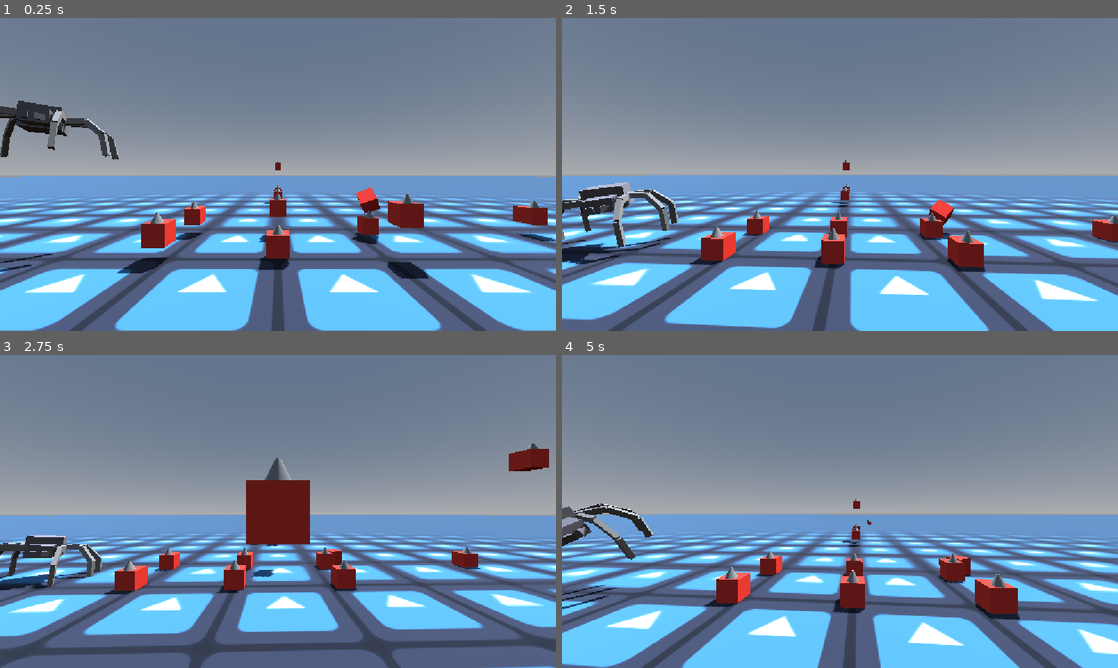
Above: before the commit, frames 1-4 (two rows, left to right).
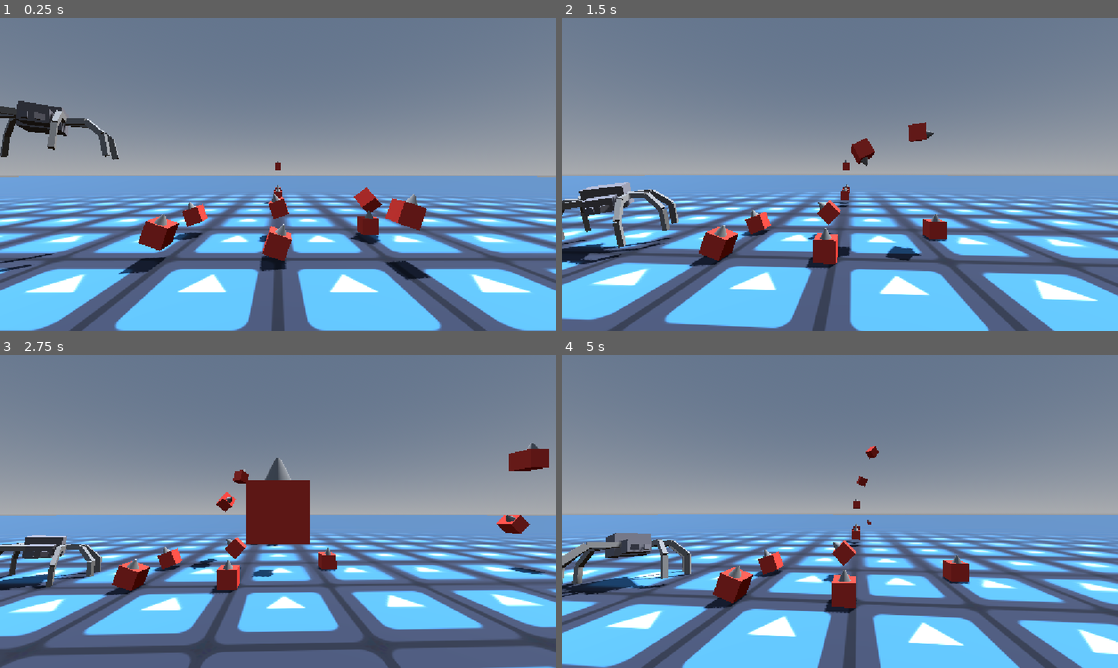
Above: after the commit, the same moments.

Repository: Deojee/new-betterer-hinges
Game: Godot game, scene res://scenes/world.tscn
Same seed, same stepped clock (60 frames per second), same inputs: the game is played once before the commit and once after it. The engine's default icon, where the game draws it, is replaced by a stand-in: a white triangle on a blue panel in a dark square.
Inputs (mouse positions are in pixels of both pictures, inside the frame that each line leads up to):
- Up to frame 1 (0.25 s): no input
- Up to frame 2 (1.5 s): move the mouse to (867, 174) at 0.52 s; hold Up (ui_up) from 0.53 s (still down); tap A (a) at 0.6 s; tap D (d) at 0.8, 1.35 s; move the mouse to (812, 174) at 1.27 s
- Up to frame 3 (2.75 s): keep holding Up (ui_up); tap E (e) at 1.55 s; move the mouse to (289, 505) at 2.02 s; hold E (e) from 2.03 s (still down); tap S (s) at 2.3 s
- Up to frame 4 (5 s): keep holding Up (ui_up); move the mouse to (834, 517) at 2.77 s; release E (e) at 2.78 s; tap S (s) at 2.85 s; tap T (t) at 3.05 s; move the mouse to (878, 514) at 3.52 s; hold T (t) 3.53-4.28 s; tap W (w) at 3.8, 4.35 s; move the mouse to (795, 508) at 4.27 s; tap A (a) at 4.55 s

The runs differ from the first frame. In frame 1, 1.8% of the frame differs, in the area x 21-100%, y 54-84%; in frame 2, 3.3%; in frame 3, 2.7%; in frame 4, 5.5%, in the area x 0-83%, y 29-85%.

Commit message:
changed from rigids to physics bodies

Diff:
--- /dev/null
+++ b/armatureJointLoader.gd
@@ -0,0 +1,41 @@
+extends Skeleton3D
+
+@onready var pbs = $PhysicalBoneSimulator3D
+const hingePlus = preload("res://scenes/new_hinge.tscn")
+
+# int id : PhysicalBone3D
+var idsToBones : Dictionary = {}
+
+func _ready() -> void:
+
+	$PhysicalBoneSimulator3D.is_simulating_physics()
+
+	var num = 0
+	for bone in pbs.get_children():
+		bone = bone as PhysicalBone3D
+		var id = bone.get_bone_id()
+		idsToBones[id] = bone
+
+
+	print(idsToBones)
+
+	for id in idsToBones:
+
+		var bone : PhysicalBone3D = idsToBones[id]
+		var parentBone : PhysicalBone3D = idsToBones[get_bone_parent(id)]
+
+		var newHinge : HingePlus = hingePlus.instantiate()
+		newHinge.nodeA = parentBone
+		newHinge.nodeB = bone
+		parentBone.add_child(newHinge)
+
+
+
+	pass
+
+
+func _physics_process(delta: float) -> void:
+
+	#print(pbs.is_simulating_physics())
+
+	pbs.physical_bones_start_simulation()
--- a/scripts/newHinge.gd
+++ b/scripts/newHinge.gd
@@ -2,8 +2,8 @@
 
 class_name HingePlus
 
-@export var nodeA : RigidBody3D
-@export var nodeB : RigidBody3D
+@export var nodeA : PhysicsBody3D
+@export var nodeB : PhysicsBody3D
 
 var lastFrameTransform : Transform3D
 
@@ -82,16 +82,16 @@
 	#Mathy.draw_line_between(get_tree(),objectAPoint.origin,nodeA.global_position,0.3,Color.RED)
 	#Mathy.draw_line_between(get_tree(),objectBPoint.origin,nodeB.global_position,0.3,Color.BLUE)
 
-	return
-
-	if Input.is_action_just_pressed("ui_right"):
-		targetAngleDegrees += 15
-	if Input.is_action_just_pressed("ui_left"):
-		targetAngleDegrees -= 15
-	if Input.is_action_just_pressed("ui_up"):
-		targetAngleDegrees *= -1
-	if Input.is_action_just_pressed("ui_down"):
-		targetAngleDegrees += 180
+	#return
+	if false:
+		if Input.is_action_just_pressed("ui_right"):
+			targetAngleDegrees += 15
+		if Input.is_action_just_pressed("ui_left"):
+			targetAngleDegrees -= 15
+		if Input.is_action_just_pressed("ui_up"):
+			targetAngleDegrees *= -1
+		if Input.is_action_just_pressed("ui_down"):
+			targetAngleDegrees += 180
 
 	for i in 30:
 		update()
Not shown, added: armatureJointLoader.gd.uid
Not shown, changed: meshPhysicsTestingWorld.tscn
Not shown, changed: .DS_Store
